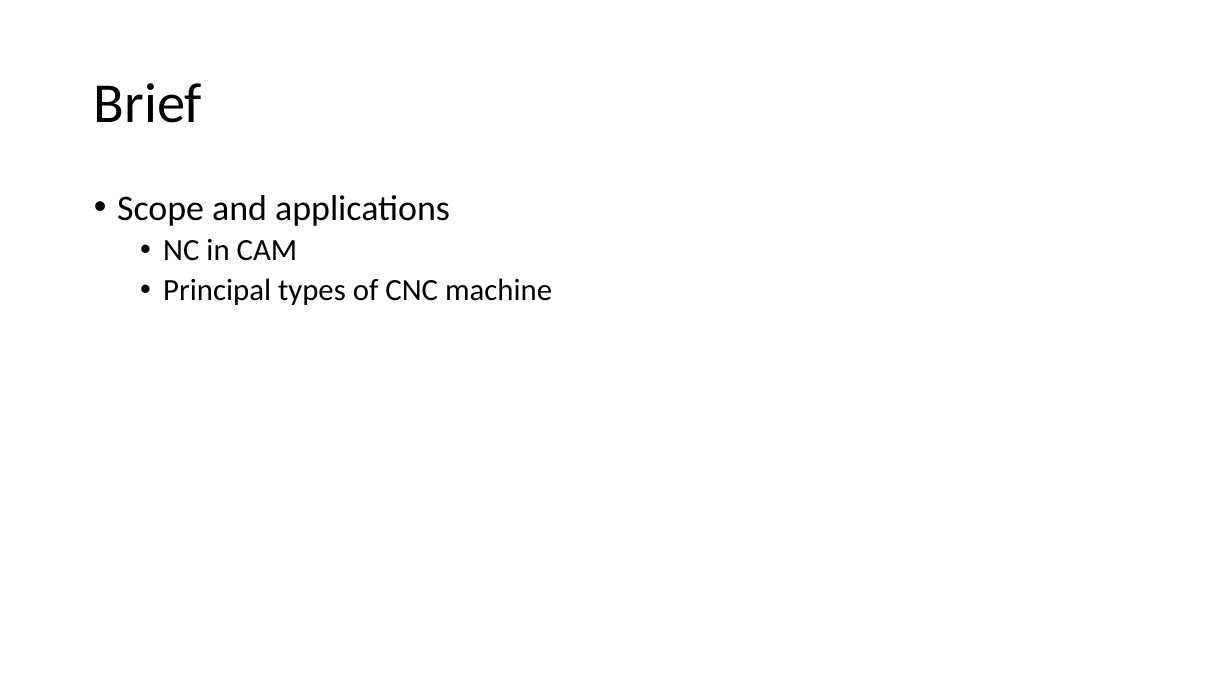
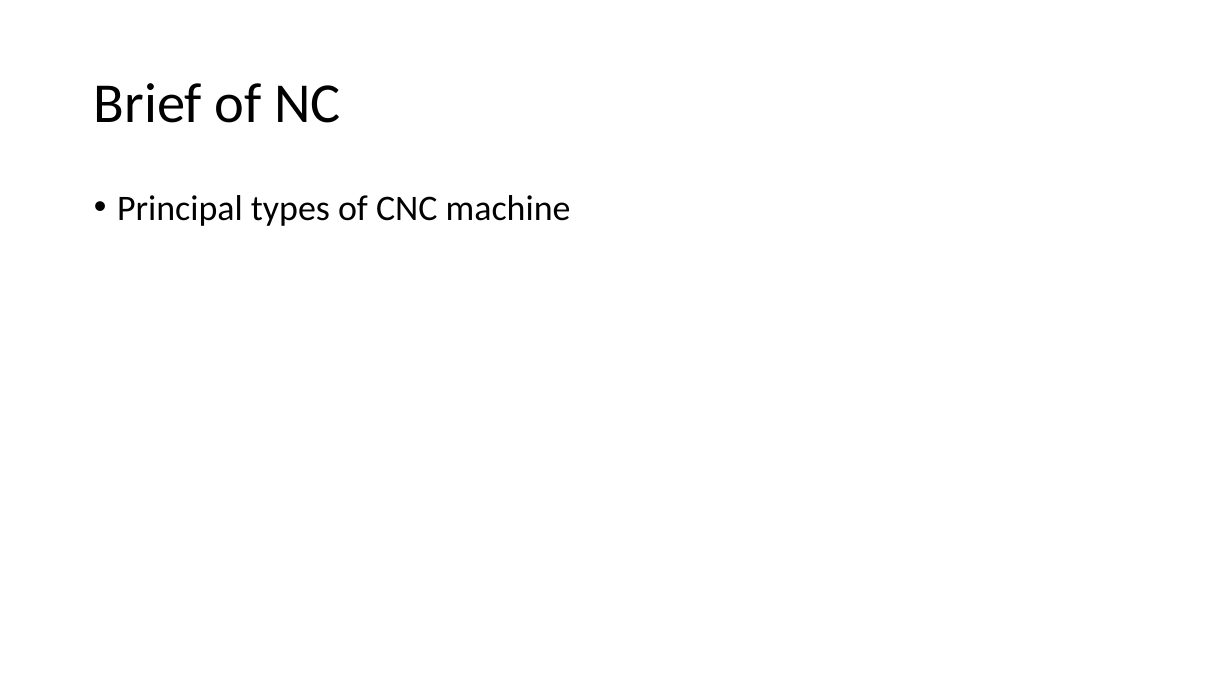
Before and after one commit to Jinny-Ching/cad_cam_course, a slide deck: slide 85 of CAD_CAM.pptx (slide 82 before the commit). Drawn at 1232x693 pixels with LibreOffice and Linux fonts; fonts in the diff are those of the drawing. Boxes give left, top, right and bottom in pixels: in the first picture for what was removed or moved away, otherwise in the second. Text is boxed around its words. In the diff, an @@ line names an element or a change of style, - is before the commit and + after.

```diff
--- a/CAD_CAM.pptx
+++ b/CAD_CAM.pptx
@@ title at (94, 83, 341, 123): text changed @@
-Brief
+Brief of NC
@@ text "Principal types of CNC machine" at (117, 195, 571, 226): size 24 to 28 pt; list level 2 to 1 in "Principal types of CNC machine" @@
@@ text at (117, 195, 450, 261): paragraphs removed @@
-• Scope and applications
-  • NC in CAM
```
Also in this commit, not shown: 3 slides added.
